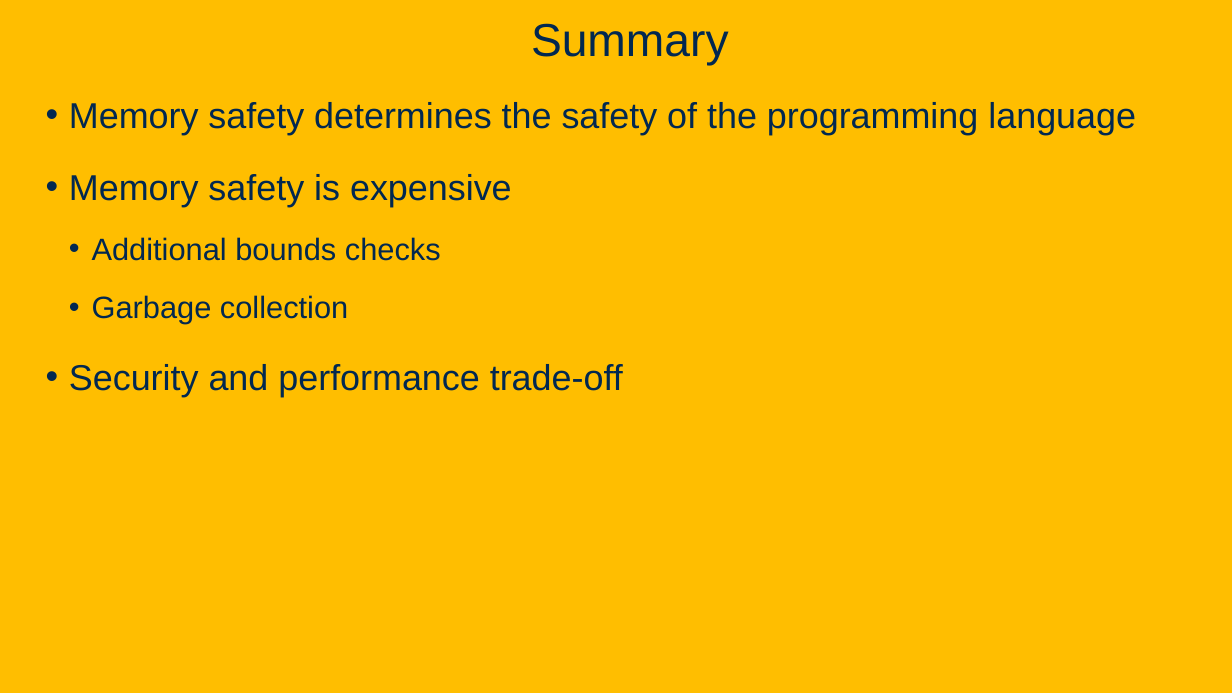
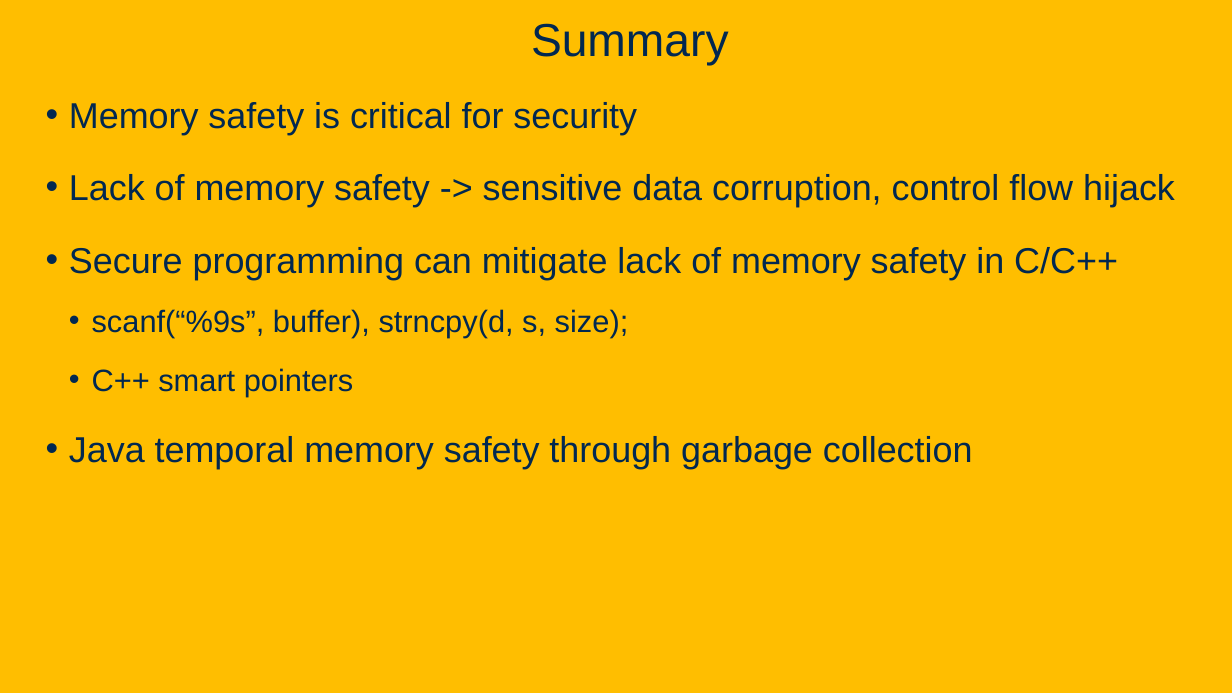
Before and after one commit to davsec-teaching/ECS160-Winter2025, a slide deck: slide 92 of slides/9_software_security.pptx (slide 64 before the commit). Drawn at 1232x693 pixels with LibreOffice and Linux fonts; fonts in the diff are those of the drawing; background and template pictures are left out. Boxes give left, top, right and bottom in pixels: in the first picture for what was removed or moved away, otherwise in the second. Text is boxed around its words. In the diff, an @@ line names an element or a change of style, - is before the commit and + after.

Commit message:
Updated software security slides

```diff
--- a/slides/9_software_security.pptx
+++ b/slides/9_software_security.pptx
@@ text at (x1=69, y1=102, x2=1175, y2=469): text changed @@
-• Memory safety determines the safety of the programming language
-• Memory safety is expensive
-  • Additional bounds checks
-  • Garbage collection
-• Security and performance trade-off
+• Memory safety is critical for security
+• Lack of memory safety -> sensitive data corruption, control flow hijack
+• Secure programming can mitigate lack of memory safety in C/C++
+  • scanf(“%9s”, buffer), strncpy(d, s, size);
+  • C++ smart pointers
+• Java temporal memory safety through garbage collection
```
Also in this commit, not shown: 8 other slides changed, 28 slides added.
